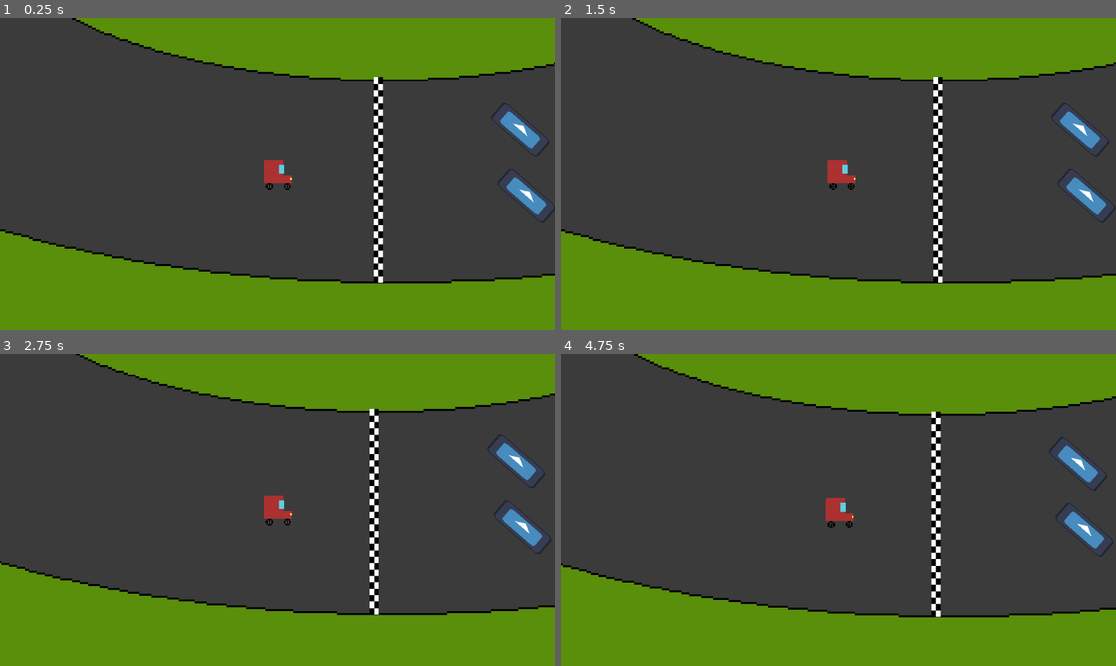
Above: before the commit, frames 1-4 (two rows, left to right).
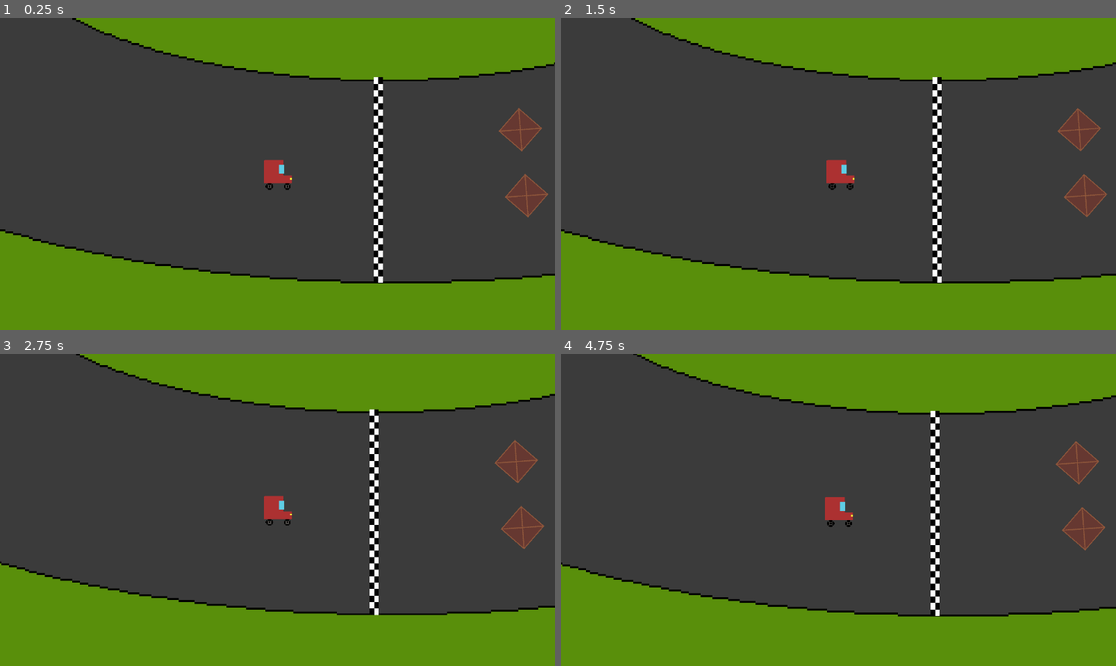
Above: after the commit, the same moments.

Repository: oiPoipoi/kavrommi
Game: Godot game, scene res://Scenes/track.tscn
The game is run twice, just before and just after one commit, with the same random seed, the same clock (stepped at 60 frames per second) and the same inputs. The project has no main scene, so this scene is started directly. The engine's default icon, where the game draws it, is replaced by a stand-in: a white triangle on a blue panel in a dark square.
Inputs:
- Up to frame 1 (0.25 s): no input
- Up to frame 2 (1.5 s): tap Enter at 0.5 s; tap A (a) at 0.6 s; tap D (d) at 0.8, 1.35 s
- Up to frame 3 (2.75 s): tap S (s) at 1.55, 2.1 s; tap W (w) at 2.3 s
- Up to frame 4 (4.75 s): tap W (w) at 2.85 s; tap A (a) at 3.05, 3.6 s; tap D (d) at 3.8, 4.35 s; tap S (s) at 4.55 s

The runs differ from the first frame. In frame 1, 1.4% of the frame differs, in the area x 88-100%, y 27-66%; in frame 2, 2.1%; in frame 3, 2.2%; in frame 4, 3.4%, in the area x 0-100%, y 0-85%.

Commit message:
add grass slowing

Diff:
--- a/Scenes/box.tscn
+++ b/Scenes/box.tscn
@@ -1,19 +1,19 @@
 [gd_scene format=3 uid="uid://c6b5elx16tgah"]
 
-[ext_resource type="Texture2D" uid="uid://dncd582f34ehu" path="res://Art/icon.svg" id="1_g2tbl"]
+[ext_resource type="Texture2D" uid="uid://u21pi2cwx3o1" path="res://Art/box.png" id="1_xkb4e"]
 
 [sub_resource type="RectangleShape2D" id="RectangleShape2D_ejki1"]
-size = Vector2(128, 47)
+size = Vector2(63, 63)
 
 [node name="Box" type="RigidBody2D" unique_id=82936517]
+collision_layer = 2
+collision_mask = 2
 gravity_scale = 0.0
 linear_damp = 1.0
 
-[node name="Icon" type="Sprite2D" parent="." unique_id=725804773]
-position = Vector2(2.9444696e-05, 6.097555e-05)
-scale = Vector2(1, 0.3671875)
-texture = ExtResource("1_g2tbl")
+[node name="CollisionShape2D" type="CollisionShape2D" parent="." unique_id=255544922]
+position = Vector2(-0.5, -0.5)
+shape = SubResource("RectangleShape2D_ejki1")
 
-[node name="CollisionShape2D" type="CollisionShape2D" parent="." unique_id=255544922]
-position = Vector2(0, -0.5)
-shape = SubResource("RectangleShape2D_ejki1")
+[node name="Box" type="Sprite2D" parent="." unique_id=62831292]
+texture = ExtResource("1_xkb4e")
--- /dev/null
+++ b/Scenes/grass.tscn
@@ -0,0 +1,9 @@
+[gd_scene format=3 uid="uid://ctpr5ticr61va"]
+
+[ext_resource type="Script" uid="uid://cusfnjo3maw8b" path="res://Scripts/grass.gd" id="1_ewrq5"]
+
+[node name="Grass" type="Area2D" unique_id=12853458]
+script = ExtResource("1_ewrq5")
+
+[connection signal="body_entered" from="." to="." method="_on_body_entered"]
+[connection signal="body_exited" from="." to="." method="_on_body_exited"]
--- a/Scenes/player.tscn
+++ b/Scenes/player.tscn
@@ -7,6 +7,7 @@
 size = Vector2(58, 57)
 
 [node name="player" type="CharacterBody2D" unique_id=1519398841]
+collision_mask = 3
 motion_mode = 1
 script = ExtResource("1_onrkg")
 max_speed = 1500.0
@@ -25,3 +26,4 @@
 [node name="Camera2D" type="Camera2D" parent="." unique_id=1781407200]
 position = Vector2(8, -11)
 position_smoothing_enabled = true
+position_smoothing_speed = 10.0
--- a/Scenes/track.tscn
+++ b/Scenes/track.tscn
@@ -5,6 +5,7 @@
 [ext_resource type="PackedScene" uid="uid://c6b5elx16tgah" path="res://Scenes/box.tscn" id="3_bcua6"]
 [ext_resource type="Script" uid="uid://dc0lut08hjivk" path="res://Scripts/win_test.gd" id="4_l5ksx"]
 [ext_resource type="Texture2D" uid="uid://ci8kwkovecbnx" path="res://Art/checkpoint.png" id="5_xoefw"]
+[ext_resource type="PackedScene" uid="uid://ctpr5ticr61va" path="res://Scenes/grass.tscn" id="6_bcua6"]
 
 [sub_resource type="SegmentShape2D" id="SegmentShape2D_sbur7"]
 a = Vector2(725, 858)
@@ -91,6 +92,8 @@
 collision_layer = 3
 
 [node name="StaticBody2D" type="StaticBody2D" parent="." unique_id=1636970657]
+collision_layer = 2
+collision_mask = 2
 
 [node name="CollisionShape2D" type="CollisionShape2D" parent="StaticBody2D" unique_id=2023415048]
 shape = SubResource("SegmentShape2D_ejki1")
@@ -123,6 +126,14 @@
 position = Vector2(2067, 5.999939)
 rotation = 0.35123578
 
+[node name="Grass" parent="." unique_id=12853458 instance=ExtResource("6_bcua6")]
+
+[node name="CollisionPolygon2D" type="CollisionPolygon2D" parent="Grass" unique_id=471821104]
+polygon = PackedVector2Array(0, 1, -29, 45, 135, 135, 410, 215, 664, 244, 823, 244, 1268, 164, 1479, 62, 1560, -5, 1619, -90, 1642, -178, 1617, -281, 1558, -366, 1428, -461, 1282, -528, 1078, -580, 832, -609, 645, -607, 417, -583, 184, -524, 0, -429, -105, -333, -153, -229, -153, -130, -60, 15, -32, 38)
+
+[node name="CollisionPolygon2D2" type="CollisionPolygon2D" parent="Grass" unique_id=1506490005]
+polygon = PackedVector2Array(-1340, 879, 2910, 891, 2889, -1218, -1387, -1192, -1345, 857, -605, 304, -751, 167, -861, -26, -881, -145, -859, -287, -781, -431, -673, -555, -531, -660, -379, -740, -223, -811, -88, -856, 79, -901, 276, -936, 467, -962, 674, -974, 877, -973, 1230, -941, 1482, -893, 1718, -821, 1948, -724, 2159, -589, 2303, -451, 2393, -271, 2411, -180, 2408, -102, 2353, 55, 2272, 175, 2145, 293, 2003, 387, 1831, 472, 1690, 524, 1420, 597, 1176, 639, 959, 663, 847, 664, 651, 664, 350, 637, 73, 591, -229, 499, -419, 413, -583, 314, -597, 305, -1342, 863)
+
 [connection signal="body_entered" from="Win Test/Area2D" to="Win Test" method="_on_area_2d_body_entered"]
 [connection signal="body_entered" from="Win Test/Area2D" to="Win Test" method="_on_area_2d_body_entered_2"]
 [connection signal="body_exited" from="Win Test/Area2D" to="Win Test" method="_on_area_2d_body_exited"]
--- /dev/null
+++ b/Scripts/grass.gd
@@ -0,0 +1,20 @@
+extends Area2D
+
+
+# Called when the node enters the scene tree for the first time.
+func _ready() -> void:
+	pass # Replace with function body.
+
+
+# Called every frame. 'delta' is the elapsed time since the previous frame.
+func _process(delta: float) -> void:
+	pass
+
+
+func _on_body_exited(body: Node2D) -> void:
+	body.max_speed = 1500.0
+	body.friction = 1000.0
+
+func _on_body_entered(body: Node2D) -> void:
+	body.max_speed = 300.0
+	body.friction = 2000.0
--- a/Scripts/win_test.gd
+++ b/Scripts/win_test.gd
@@ -3,7 +3,6 @@
 var check2 = false
 var check3 = false
 var check4 = false
-@onready var label: Label = $"../player/Label"
 
 # Called when the node enters the scene tree for the first time.
 func _ready() -> void:
Not shown, added: Scripts/grass.gd.uid
